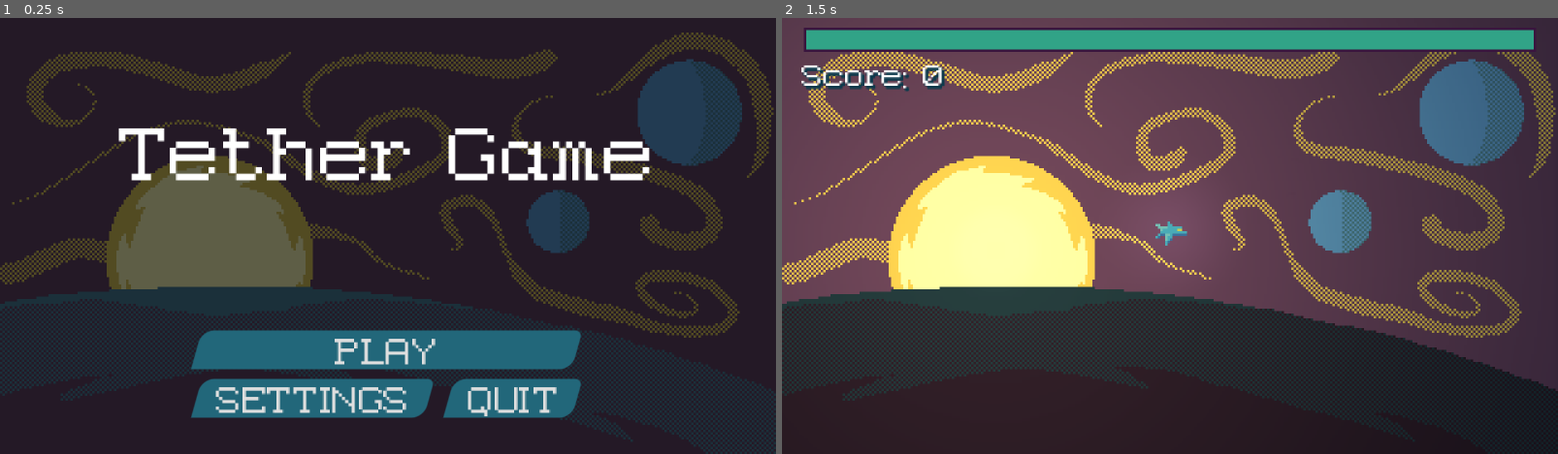
Above: before the commit, frames 1-2 (left to right).
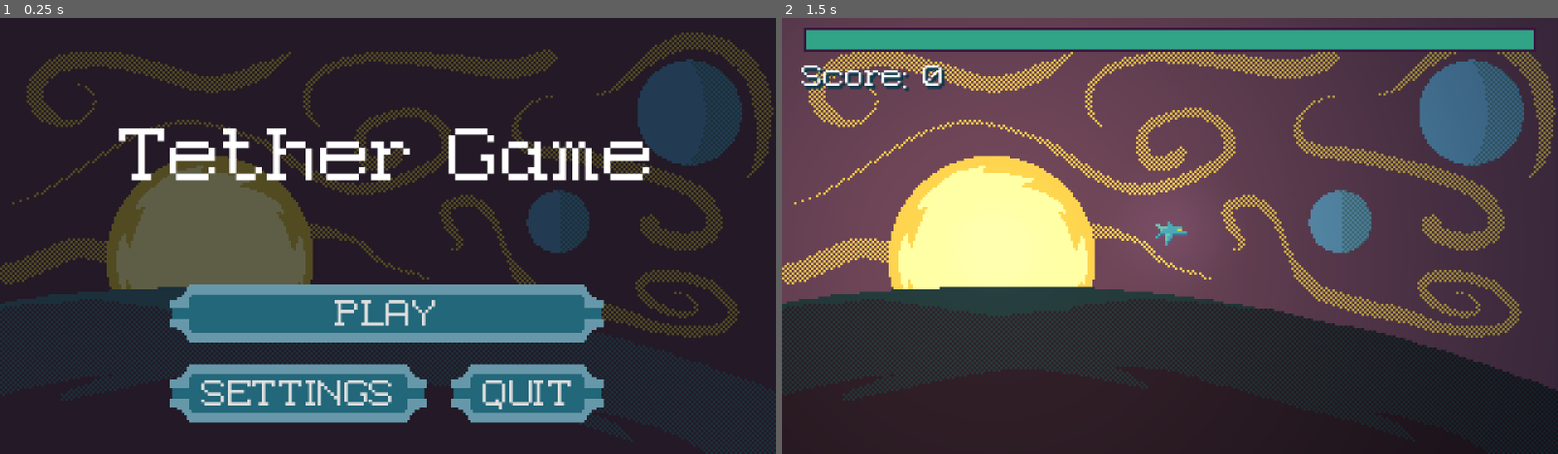
Above: after the commit, the same moments.

Repository: MonkMir/tether-game
Game: Godot game, scene res://main.tscn
Same seed, same stepped clock (60 frames per second), same inputs: the game is played once before the commit and once after it.
Inputs (mouse positions are in pixels of both pictures, inside the frame that each line leads up to):
- Up to frame 1 (0.25 s): no input
- Up to frame 2 (1.5 s): click "PLAY" at 0.5 s; tap Enter (ui_accept) at 1.25, 1.35 s; move the mouse to (1340, 214) at 1.27 s; click (1340, 214) at 1.42 s

The runs differ from the first frame. In frame 1, 15% of the frame differs, in the area x 21-78%, y 61-93%; in frame 2, nothing differs.

Commit message:
Add UI sprite sheet and input guard on game over
Adds 2 button variants and a leaderboard panel.
Adds a timer when viewing leaderboard on game over to prevent misinputs

Diff:
--- a/project.godot
+++ b/project.godot
@@ -36,7 +36,7 @@
 
 [editor]
 
-movie_writer/movie_file="C:\\Users\\mrobb\\Desktop\\Impact Site\\demo_for_sound_design.avi"
+movie_writer/movie_file="C:\\Users\\mrobb\\Desktop\\Impact Site\\enemy_stutter_example.avi"
 
 [input]
 
--- /dev/null
+++ b/ui/default_button.tres
@@ -0,0 +1,64 @@
+[gd_resource type="Theme" format=3 uid="uid://yr7ou155sk5m"]
+
+[ext_resource type="FontFile" uid="uid://bhe7lybmiijm6" path="res://components/EpsonPixeledRegular-0Py9.ttf" id="1_m0b2r"]
+[ext_resource type="Texture2D" uid="uid://cd8g6waq1ng2" path="res://ui/ui_sprite_sheet_tg.png" id="2_jcfgo"]
+
+[sub_resource type="StyleBoxFlat" id="StyleBoxFlat_35ni4"]
+content_margin_left = 4.0
+content_margin_top = 4.0
+content_margin_right = 4.0
+content_margin_bottom = 4.0
+bg_color = Color(0.1, 0.1, 0.1, 0.3)
+corner_radius_top_left = 3
+corner_radius_top_right = 3
+corner_radius_bottom_right = 3
+corner_radius_bottom_left = 3
+corner_detail = 5
+
+[sub_resource type="StyleBoxTexture" id="StyleBoxTexture_jcfgo"]
+texture = ExtResource("2_jcfgo")
+texture_margin_left = 10.0
+texture_margin_top = 3.0
+texture_margin_right = 10.0
+texture_margin_bottom = 3.0
+expand_margin_left = 3.0
+expand_margin_right = 3.0
+expand_margin_bottom = 2.0
+region_rect = Rect2(29, 1, 26, 22)
+
+[sub_resource type="StyleBoxTexture" id="StyleBoxTexture_35ni4"]
+texture = ExtResource("2_jcfgo")
+texture_margin_left = 10.0
+texture_margin_top = 3.0
+texture_margin_right = 10.0
+texture_margin_bottom = 3.0
+expand_margin_left = 3.0
+expand_margin_right = 3.0
+expand_margin_bottom = 2.0
+region_rect = Rect2(0, 1, 26, 22)
+
+[resource]
+Button/colors/font_color = Color(0.875, 0.875, 0.875, 1)
+Button/colors/font_disabled_color = Color(0.875, 0.875, 0.875, 0.5)
+Button/colors/font_focus_color = Color(0.95, 0.95, 0.95, 1)
+Button/colors/font_hover_color = Color(0.95, 0.95, 0.95, 1)
+Button/colors/font_hover_pressed_color = Color(1, 1, 1, 1)
+Button/colors/font_outline_color = Color(0, 0, 0, 1)
+Button/colors/font_pressed_color = Color(1, 1, 1, 1)
+Button/colors/icon_disabled_color = Color(1, 1, 1, 0.4)
+Button/colors/icon_focus_color = Color(1, 1, 1, 1)
+Button/colors/icon_hover_color = Color(1, 1, 1, 1)
+Button/colors/icon_hover_pressed_color = Color(1, 1, 1, 1)
+Button/colors/icon_normal_color = Color(1, 1, 1, 1)
+Button/colors/icon_pressed_color = Color(1, 1, 1, 1)
+Button/constants/align_to_largest_stylebox = 0
+Button/constants/h_separation = 4
+Button/constants/icon_max_width = 0
+Button/constants/outline_size = 0
+Button/font_sizes/font_size = 16
+Button/fonts/font = ExtResource("1_m0b2r")
+Button/styles/disabled = SubResource("StyleBoxFlat_35ni4")
+Button/styles/focus = SubResource("StyleBoxTexture_jcfgo")
+Button/styles/hover = SubResource("StyleBoxTexture_jcfgo")
+Button/styles/normal = SubResource("StyleBoxTexture_35ni4")
+Button/styles/pressed = SubResource("StyleBoxTexture_jcfgo")
--- a/ui/game_over_screen.gd
+++ b/ui/game_over_screen.gd
@@ -6,6 +6,7 @@
 
 @onready var scores_vbox: BoxContainer = %ScoresBox
 @onready var score_template: Label = %ScoreTemplate
+@onready var input_guard_timer := $InputGuardTimer
 
 @onready var header: Label = $MainVBox/Header
 
@@ -14,7 +15,11 @@
 		self.visible = true
 		GameState.is_pausable = false
 
-	if Input.is_action_just_pressed("ui_accept") and GameState.is_game_over:
+	if (
+			Input.is_action_just_pressed("ui_accept")
+			and GameState.is_game_over
+			and input_guard_timer.time_left == 0.0
+		):
 		get_tree().reload_current_scene()
 		# Make sure to update is_pausable if it reloads the level
 		GameState.game_over_reset()
@@ -34,6 +39,7 @@
 
 func initialize_game_over_screen() -> void:
 	_initialize_header()
+	input_guard_timer.start()
 
 	for child in scores_vbox.get_children():
 		if child != score_template:
@@ -43,7 +49,7 @@
 		var index_score: int = GameState.leaderboard[index]
 
 		var new_display: Label = score_template.duplicate()
-		new_display.text = str(index + 1) + ".   " + str(index_score)
+		new_display.text = "#" + str(index + 1) + "   " + str(index_score)
 		new_display.visible = true
 		scores_vbox.add_child(new_display)
 
--- a/ui/in_game_ui.tscn
+++ b/ui/in_game_ui.tscn
@@ -5,93 +5,14 @@
 [ext_resource type="Script" uid="uid://cf2kds67t7h0b" path="res://ui/pause_menu.gd" id="1_kplmn"]
 [ext_resource type="Texture2D" uid="uid://do58e0257b0fx" path="res://levels/level1_background_tg.png" id="1_mp7fp"]
 [ext_resource type="Script" uid="uid://6o4txy54pcjf" path="res://ui/main_menu.gd" id="2_a45jx"]
+[ext_resource type="Theme" uid="uid://yr7ou155sk5m" path="res://ui/default_button.tres" id="5_6rrfl"]
 [ext_resource type="Script" uid="uid://dyg3c4hhurma1" path="res://ui/game_over_screen.gd" id="6_lu04y"]
 [ext_resource type="Theme" uid="uid://dhm80kv80ja5w" path="res://components/plain_label.tres" id="7_2dwke"]
+[ext_resource type="Texture2D" uid="uid://cd8g6waq1ng2" path="res://ui/ui_sprite_sheet_tg.png" id="9_smnxo"]
 
 [sub_resource type="Theme" id="Theme_lu04y"]
 default_font = ExtResource("1_iakjd")
 default_font_size = 12
-
-[sub_resource type="StyleBoxFlat" id="StyleBoxFlat_qinws"]
-bg_color = Color(0.13439998, 0.40512, 0.48, 1)
-skew = Vector2(0.28, 0)
-corner_radius_top_left = 5
-corner_radius_top_right = 3
-corner_radius_bottom_right = 5
-
-[sub_resource type="StyleBoxFlat" id="StyleBoxFlat_fqvwy"]
-bg_color = Color(0.737, 0.749, 0.388, 1)
-skew = Vector2(0.28, 0)
-corner_radius_top_left = 5
-corner_radius_top_right = 3
-corner_radius_bottom_right = 5
-
-[sub_resource type="StyleBoxFlat" id="StyleBoxFlat_ria60"]
-bg_color = Color(0.73800004, 0.75, 0.39, 1)
-skew = Vector2(0.28, 0)
-corner_radius_top_left = 5
-corner_radius_top_right = 3
-corner_radius_bottom_right = 5
-
-[sub_resource type="StyleBoxFlat" id="StyleBoxFlat_6qwj3"]
-content_margin_left = 8.0
-content_margin_right = 8.0
-bg_color = Color(0.7372549, 0.7490196, 0.3882353, 1)
-skew = Vector2(0.28, 0)
-corner_radius_top_left = 5
-corner_radius_top_right = 3
-corner_radius_bottom_right = 5
-
-[sub_resource type="StyleBoxFlat" id="StyleBoxFlat_kplmn"]
-bg_color = Color(0.13333334, 0.40392157, 0.47843137, 1)
-skew = Vector2(0.28, 0)
-corner_radius_top_left = 5
-corner_radius_top_right = 3
-corner_radius_bottom_right = 5
-
-[sub_resource type="StyleBoxFlat" id="StyleBoxFlat_a45jx"]
-bg_color = Color(0.7372549, 0.7490196, 0.3882353, 1)
-skew = Vector2(0.28, 0)
-corner_radius_top_left = 5
-corner_radius_top_right = 3
-corner_radius_bottom_right = 5
-
-[sub_resource type="StyleBoxFlat" id="StyleBoxFlat_fnge6"]
-bg_color = Color(0.7372549, 0.7490196, 0.3882353, 1)
-skew = Vector2(0.28, 0)
-corner_radius_top_left = 5
-corner_radius_top_right = 3
-corner_radius_bottom_right = 5
-
-[sub_resource type="StyleBoxFlat" id="StyleBoxFlat_276nr"]
-bg_color = Color(0.7372549, 0.7490196, 0.3882353, 1)
-skew = Vector2(0.28, 0)
-corner_radius_top_left = 5
-corner_radius_top_right = 3
-corner_radius_bottom_right = 5
-
-[sub_resource type="StyleBoxFlat" id="StyleBoxFlat_04xgm"]
-bg_color = Color(0.7372549, 0.7490196, 0.3882353, 1)
-skew = Vector2(0.28, 0)
-corner_radius_top_left = 5
-corner_radius_top_right = 3
-corner_radius_bottom_right = 5
-
-[sub_resource type="StyleBoxFlat" id="StyleBoxFlat_huati"]
-bg_color = Color(0.13333334, 0.40392157, 0.47843137, 1)
-skew = Vector2(0.28, 0)
-corner_radius_top_left = 5
-corner_radius_top_right = 3
-corner_radius_bottom_right = 5
-
-[sub_resource type="StyleBoxFlat" id="StyleBoxFlat_jlb72"]
-content_margin_left = 8.0
-content_margin_right = 8.0
-bg_color = Color(0.13333334, 0.40392157, 0.47843137, 1)
-skew = Vector2(0.28, 0)
-corner_radius_top_left = 5
-corner_radius_top_right = 3
-corner_radius_bottom_right = 5
 
 [node name="InGameUI" type="CanvasLayer" unique_id=1644306105]
 
@@ -156,26 +77,17 @@
 [node name="ResumeButton" type="Button" parent="MenuManager/PauseMenu/VBoxContainer" unique_id=375980014]
 unique_name_in_owner = true
 layout_mode = 2
-theme_override_styles/normal = SubResource("StyleBoxFlat_qinws")
-theme_override_styles/pressed = SubResource("StyleBoxFlat_fqvwy")
-theme_override_styles/hover = SubResource("StyleBoxFlat_ria60")
-theme_override_styles/focus = SubResource("StyleBoxFlat_6qwj3")
+theme = ExtResource("5_6rrfl")
 text = "RESUME"
 
 [node name="RestartButton" type="Button" parent="MenuManager/PauseMenu/VBoxContainer" unique_id=258593913]
 layout_mode = 2
-theme_override_styles/normal = SubResource("StyleBoxFlat_kplmn")
-theme_override_styles/pressed = SubResource("StyleBoxFlat_a45jx")
-theme_override_styles/hover = SubResource("StyleBoxFlat_fnge6")
-theme_override_styles/focus = SubResource("StyleBoxFlat_276nr")
+theme = ExtResource("5_6rrfl")
 text = "RESTART"
 
 [node name="QuitButton" type="Button" parent="MenuManager/PauseMenu/VBoxContainer" unique_id=729818849]
 layout_mode = 2
-theme_override_styles/normal = SubResource("StyleBoxFlat_kplmn")
-theme_override_styles/pressed = SubResource("StyleBoxFlat_a45jx")
-theme_override_styles/hover = SubResource("StyleBoxFlat_fnge6")
-theme_override_styles/focus = SubResource("StyleBoxFlat_04xgm")
+theme = ExtResource("5_6rrfl")
 text = "QUIT"
 
 [node name="MainMenu" type="MarginContainer" parent="MenuManager" unique_id=13769595 node_paths=PackedStringArray("default_focus_object")]
@@ -216,43 +128,37 @@
 layout_mode = 2
 size_flags_horizontal = 4
 size_flags_vertical = 4
+theme_override_constants/separation = 11
 alignment = 2
 
 [node name="PlayButton" type="Button" parent="MenuManager/MainMenu/VBoxContainer" unique_id=942504903]
 unique_name_in_owner = true
 layout_mode = 2
-theme_override_styles/normal = SubResource("StyleBoxFlat_huati")
-theme_override_styles/pressed = SubResource("StyleBoxFlat_fqvwy")
-theme_override_styles/hover = SubResource("StyleBoxFlat_ria60")
-theme_override_styles/focus = SubResource("StyleBoxFlat_6qwj3")
+theme = ExtResource("5_6rrfl")
+theme_override_font_sizes/font_size = 12
 text = "PLAY"
 
 [node name="HBoxContainer" type="HBoxContainer" parent="MenuManager/MainMenu/VBoxContainer" unique_id=648869905]
 layout_mode = 2
 size_flags_horizontal = 4
 size_flags_vertical = 4
-theme_override_constants/separation = 8
+theme_override_constants/separation = 16
 alignment = 1
 
 [node name="SettingsButton" type="Button" parent="MenuManager/MainMenu/VBoxContainer/HBoxContainer" unique_id=2055075532]
 layout_mode = 2
-theme_override_styles/normal = SubResource("StyleBoxFlat_jlb72")
-theme_override_styles/pressed = SubResource("StyleBoxFlat_fqvwy")
-theme_override_styles/hover = SubResource("StyleBoxFlat_ria60")
-theme_override_styles/focus = SubResource("StyleBoxFlat_6qwj3")
+theme = ExtResource("5_6rrfl")
+theme_override_font_sizes/font_size = 12
 text = "SETTINGS"
 
 [node name="QuitButton" type="Button" parent="MenuManager/MainMenu/VBoxContainer/HBoxContainer" unique_id=1645163010]
 layout_mode = 2
 focus_neighbor_left = NodePath("../SettingsButton")
-theme_override_styles/normal = SubResource("StyleBoxFlat_jlb72")
-theme_override_styles/pressed = SubResource("StyleBoxFlat_fqvwy")
-theme_override_styles/hover = SubResource("StyleBoxFlat_ria60")
-theme_override_styles/focus = SubResource("StyleBoxFlat_6qwj3")
+theme = ExtResource("5_6rrfl")
+theme_override_font_sizes/font_size = 12
 text = "QUIT"
 
 [node name="GameOverScreen" type="MarginContainer" parent="MenuManager" unique_id=704737577]
-visible = false
 layout_mode = 1
 anchors_preset = 15
 anchor_right = 1.0
@@ -264,8 +170,43 @@
 [node name="MainVBox" type="VBoxContainer" parent="MenuManager/GameOverScreen" unique_id=727522974]
 layout_mode = 2
 size_flags_horizontal = 4
-size_flags_vertical = 4
-theme_override_constants/separation = 8
+size_flags_vertical = 8
+theme_override_constants/separation = 11
+
+[node name="PanelContainer" type="MarginContainer" parent="MenuManager/GameOverScreen/MainVBox" unique_id=1494128120]
+layout_mode = 2
+size_flags_horizontal = 4
+size_flags_vertical = 4
+
+[node name="Texture" type="NinePatchRect" parent="MenuManager/GameOverScreen/MainVBox/PanelContainer" unique_id=934750718]
+layout_mode = 2
+texture = ExtResource("9_smnxo")
+region_rect = Rect2(5, 33, 20, 20)
+patch_margin_left = 7
+patch_margin_top = 7
+patch_margin_right = 7
+patch_margin_bottom = 7
+
+[node name="Leaderboard" type="MarginContainer" parent="MenuManager/GameOverScreen/MainVBox/PanelContainer" unique_id=249462209]
+layout_mode = 2
+size_flags_horizontal = 4
+size_flags_vertical = 4
+theme_override_constants/margin_left = 11
+theme_override_constants/margin_top = 7
+theme_override_constants/margin_right = 11
+theme_override_constants/margin_bottom = 7
+
+[node name="ScoresBox" type="VBoxContainer" parent="MenuManager/GameOverScreen/MainVBox/PanelContainer/Leaderboard" unique_id=1811271269]
+unique_name_in_owner = true
+layout_mode = 2
+theme_override_constants/separation = 5
+
+[node name="ScoreTemplate" type="Label" parent="MenuManager/GameOverScreen/MainVBox/PanelContainer/Leaderboard/ScoresBox" unique_id=2034885292]
+unique_name_in_owner = true
+visible = false
+layout_mode = 2
+theme = ExtResource("7_2dwke")
+theme_override_font_sizes/font_size = 10
 
 [node name="Header" type="Label" parent="MenuManager/GameOverScreen/MainVBox" unique_id=2056501418]
 layout_mode = 2
@@ -274,35 +215,12 @@
 theme_override_font_sizes/font_size = 7
 text = "Your text here :O"
 
-[node name="PanelContainer" type="MarginContainer" parent="MenuManager/GameOverScreen/MainVBox" unique_id=1494128120]
-layout_mode = 2
-size_flags_horizontal = 4
-size_flags_vertical = 4
-
-[node name="Texture" type="ColorRect" parent="MenuManager/GameOverScreen/MainVBox/PanelContainer" unique_id=1763792595]
-layout_mode = 2
-color = Color(0.40392157, 0.59607846, 0.6666667, 1)
-
-[node name="Leaderboard" type="MarginContainer" parent="MenuManager/GameOverScreen/MainVBox/PanelContainer" unique_id=249462209]
-layout_mode = 2
-size_flags_horizontal = 4
-size_flags_vertical = 4
-theme_override_constants/margin_left = 7
-theme_override_constants/margin_top = 2
-theme_override_constants/margin_right = 7
-theme_override_constants/margin_bottom = 4
-
-[node name="ScoresBox" type="VBoxContainer" parent="MenuManager/GameOverScreen/MainVBox/PanelContainer/Leaderboard" unique_id=1811271269]
-unique_name_in_owner = true
-layout_mode = 2
-theme_override_constants/separation = 5
-
-[node name="ScoreTemplate" type="Label" parent="MenuManager/GameOverScreen/MainVBox/PanelContainer/Leaderboard/ScoresBox" unique_id=2034885292]
-unique_name_in_owner = true
-visible = false
-layout_mode = 2
-theme = ExtResource("7_2dwke")
-theme_override_font_sizes/font_size = 10
+[node name="Spacer" type="Control" parent="MenuManager/GameOverScreen/MainVBox" unique_id=545415025]
+layout_mode = 2
+
+[node name="InputGuardTimer" type="Timer" parent="MenuManager/GameOverScreen" unique_id=833903203]
+wait_time = 1.25
+one_shot = true
 
 [connection signal="timeout" from="MenuManager/DelayUntilRepeat" to="MenuManager" method="_on_delay_until_repeat_timeout"]
 [connection signal="timeout" from="MenuManager/RepeatInterval" to="MenuManager" method="_on_repeat_interval_timeout"]
Binary file added: ui/ui_sprite_sheet_tg.png
Not shown, added: ui/ui_sprite_sheet_tg.png.import
